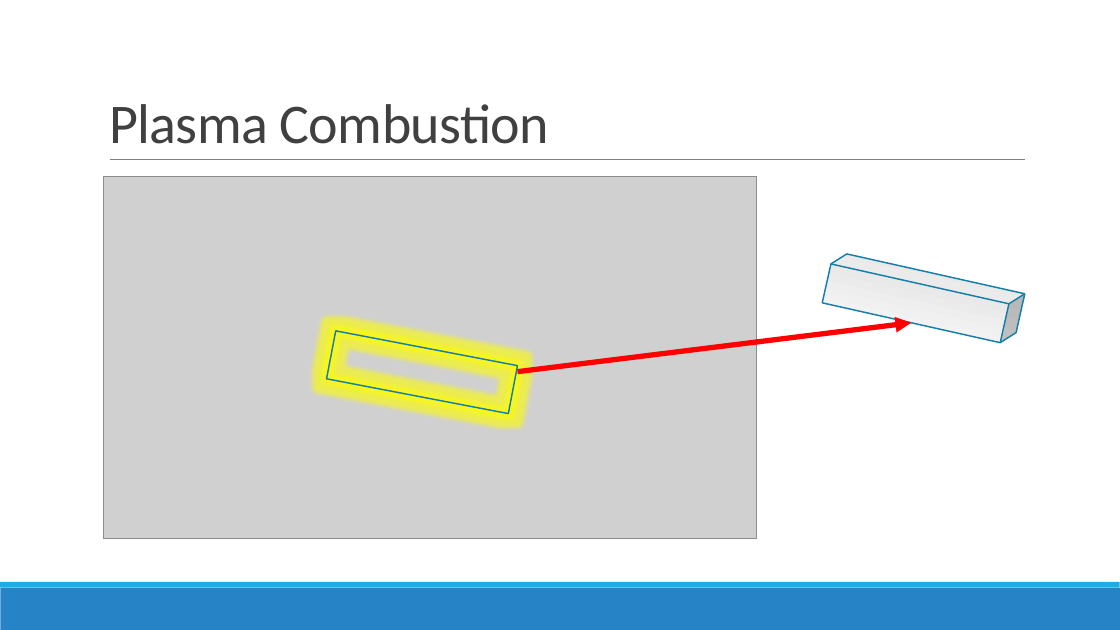
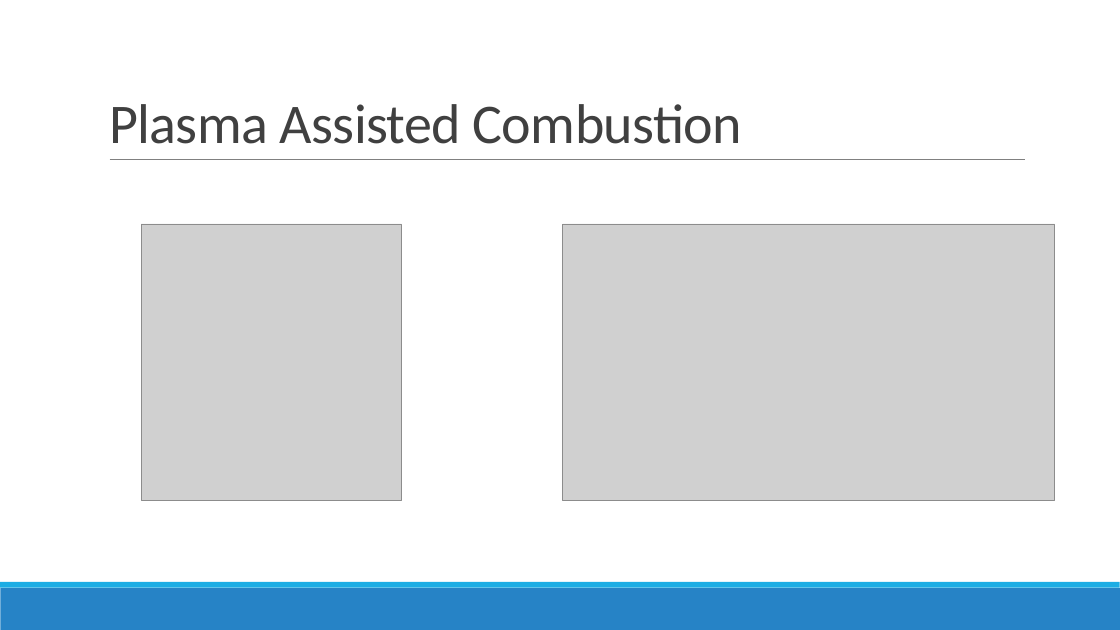
Before and after one commit to SulemanMahmood/PlasmaCombustion, a slide deck: slide 4 of 598Slides.pptx. Drawn at 1120x630 pixels with LibreOffice and Linux fonts; fonts in the diff are those of the drawing; grey boxes stand for pictures. Boxes give left, top, right and bottom in pixels: in the first picture for what was removed or moved away, otherwise in the second. Text is boxed around its words. In the diff, an @@ line names an element or a change of style, - is before the commit and + after.

```diff
--- a/598Slides.pptx
+++ b/598Slides.pptx
@@ title at (109, 104, 742, 144): text changed @@
-Plasma Combustion
+Plasma Assisted Combustion
@@ picture removed at (103, 176, 757, 539) @@
@@ picture added at (141, 224, 402, 501) @@
@@ picture added at (563, 224, 1054, 501) @@
@@ cube removed at (823, 252, 1025, 346) @@
@@ arrow removed from (518, 371) to (912, 323) @@
@@ rectangle removed at (326, 331, 517, 413) @@
```
Also in this commit, not shown: 7 other slides changed, 2 slides added, 3 slides removed, 9 other files.
